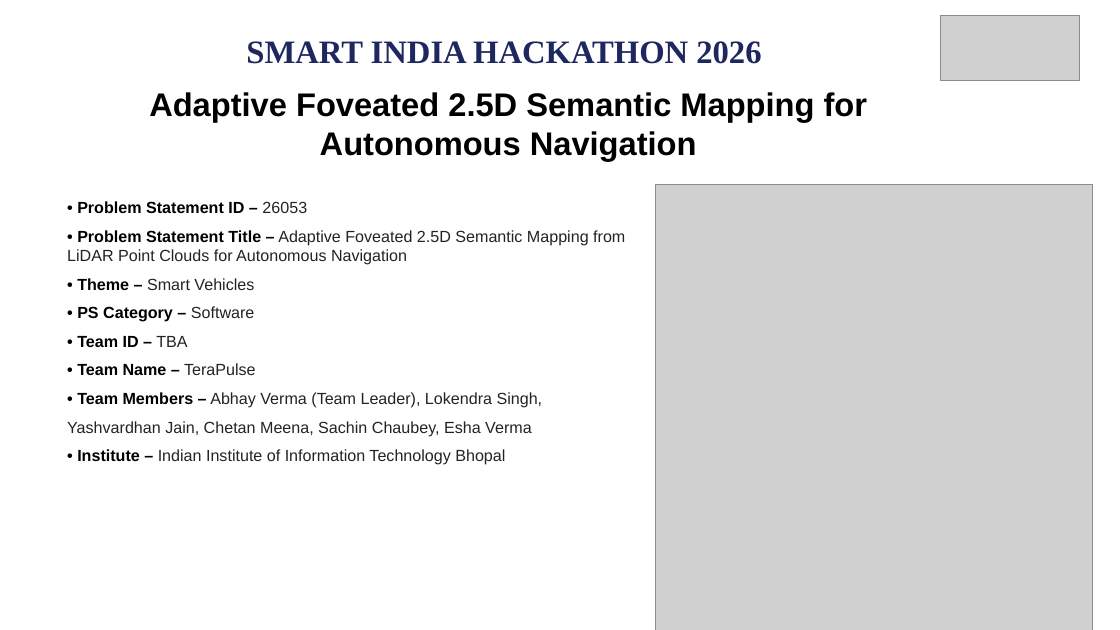
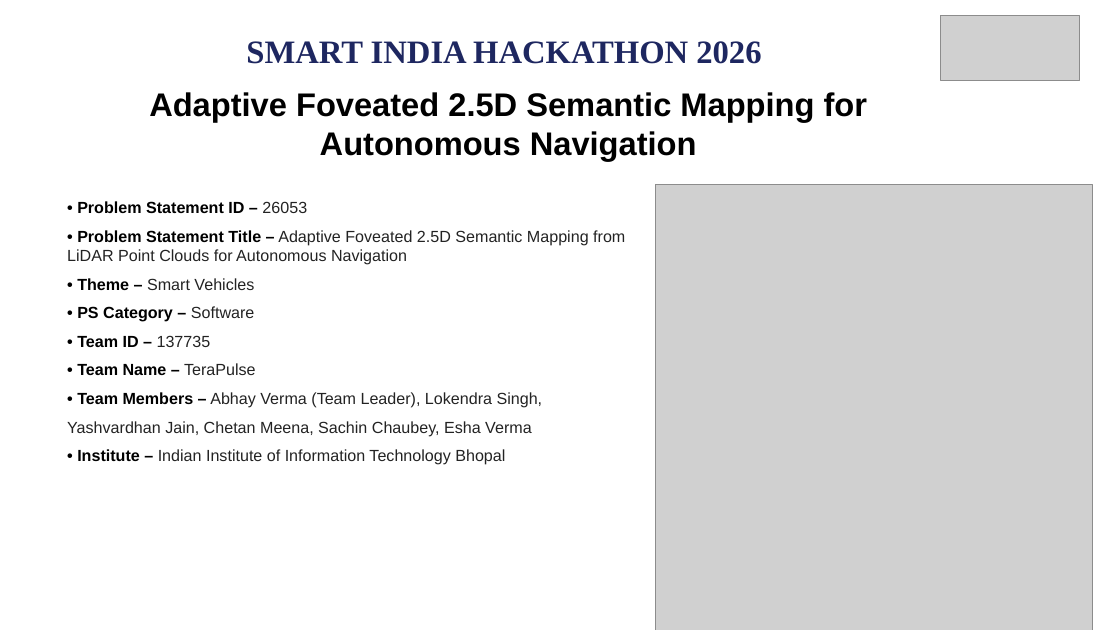
Before and after one commit to AbhayVerma628/SIh26053_Lidar, a slide deck: slide 1 of docs/SIH26053_TeraPulse_Official_Presentation.pptx. Drawn at 1120x630 pixels with LibreOffice and Linux fonts; fonts in the diff are those of the drawing; grey boxes stand for pictures. Boxes give left, top, right and bottom in pixels: in the first picture for what was removed or moved away, otherwise in the second. Text is boxed around its words. In the diff, an @@ line names an element or a change of style, - is before the commit and + after.

```diff
--- a/docs/SIH26053_TeraPulse_Official_Presentation.pptx
+++ b/docs/SIH26053_TeraPulse_Official_Presentation.pptx
@@ text at (77, 335, 211, 347): text changed @@
-• Team ID – TBA
+• Team ID – 137735
```
Also in this commit, not shown: 1 other slide changed, 5 other files.
